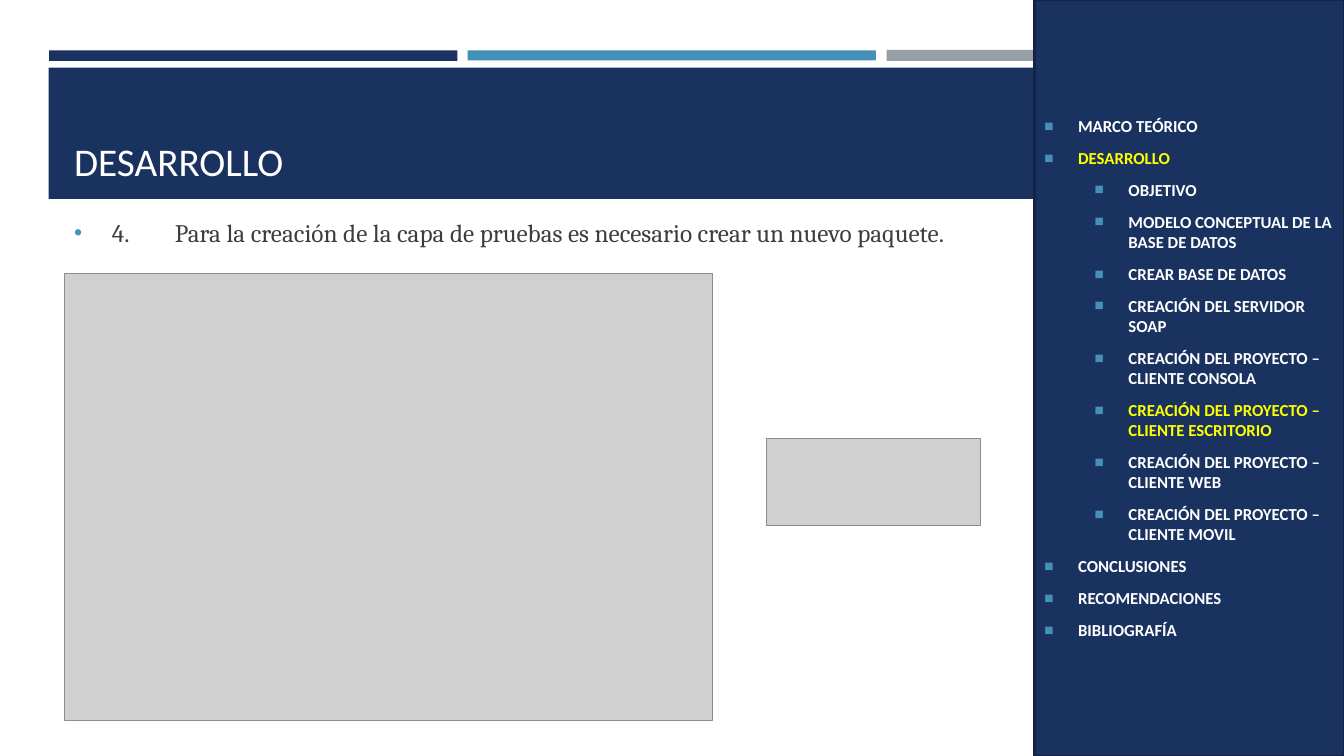
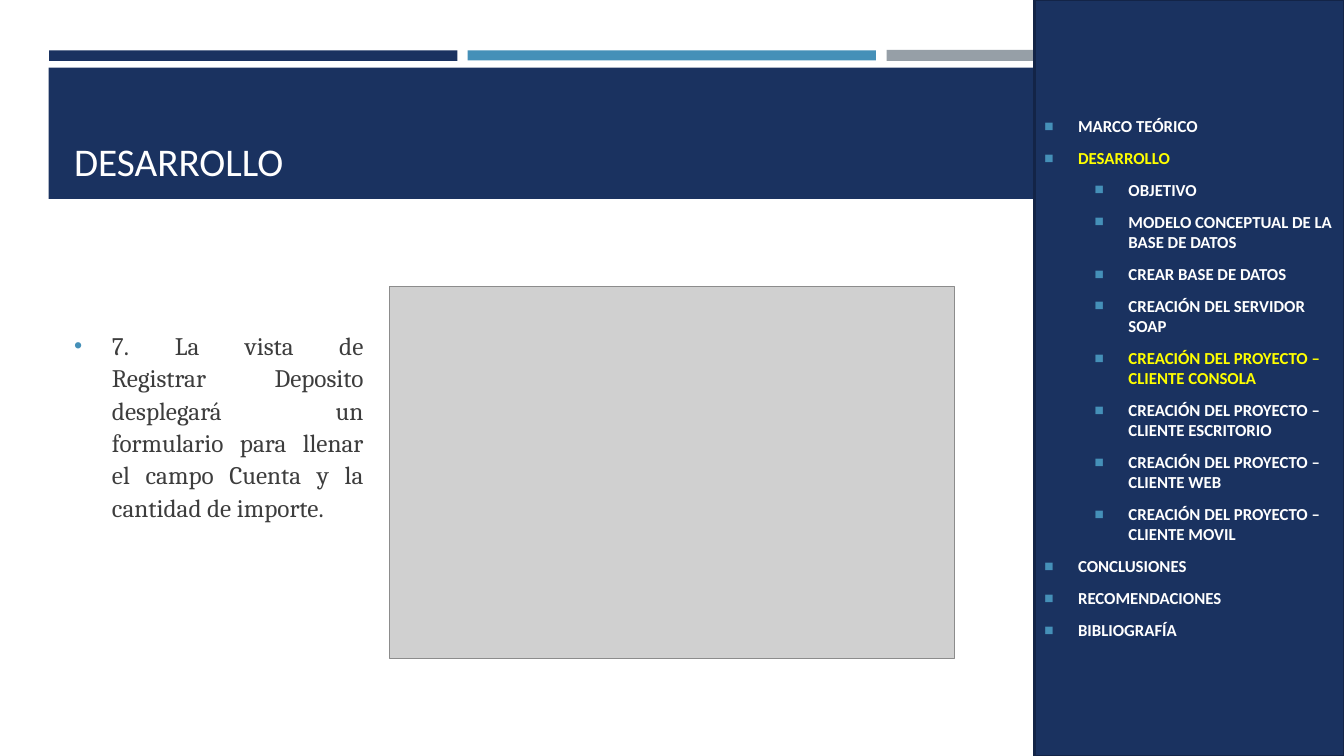
Before and after one commit to MateoMedranda/SoftwareArchitecture_Monster, a slide deck: slide 25 of TG.1.1. PAO202651_EUREKABANK_SOAP_JAVA_NRC36884_GR07/05. DOCUMENTACION/SOAP_EUREKABANK_JAVA_SOAP_GR07.pptx (slide 30 before the commit). Drawn at 1344x756 pixels with LibreOffice and Linux fonts; fonts in the diff are those of the drawing; grey boxes stand for pictures. Boxes give left, top, right and bottom in pixels: in the first picture for what was removed or moved away, otherwise in the second. Text is boxed around its words. In the diff, an @@ line names an element or a change of style, - is before the commit and + after.

Commit message:
doc: presentación completa para soap java bdd

```diff
--- a/TG.1.1. PAO202651_EUREKABANK_SOAP_JAVA_NRC36884_GR07/05. DOCUMENTACION/SOAP_EUREKABANK_JAVA_SOAP_GR07.pptx
+++ b/TG.1.1. PAO202651_EUREKABANK_SOAP_JAVA_NRC36884_GR07/05. DOCUMENTACION/SOAP_EUREKABANK_JAVA_SOAP_GR07.pptx
@@ picture removed at box(65, 273, 713, 720) @@
@@ picture added at box(390, 286, 955, 658) @@
@@ text at box(112, 337, 364, 523): text changed @@
-• 4. Para la creación de la capa de pruebas es necesario crear un nuevo paquete.
+• 7. La vista de Registrar Deposito desplegará un formulario para llenar el campo Cuenta y la cantidad de importe.
@@ text in rectangle at box(1128, 351, 1308, 436): text colour #FFFFFF to #FFFF00 in "CREACIÓN DEL PROYECTO – CLIENTE CONSOLA"; text colour #FFFF00 to #FFFFFF in "CREACIÓN DEL PROYECTO – CLIENTE ESCRITORIO" @@
@@ picture removed at box(766, 439, 980, 525) @@
```
Also in this commit, not shown: 27 other slides changed, 2 slides removed, 2 other files.
